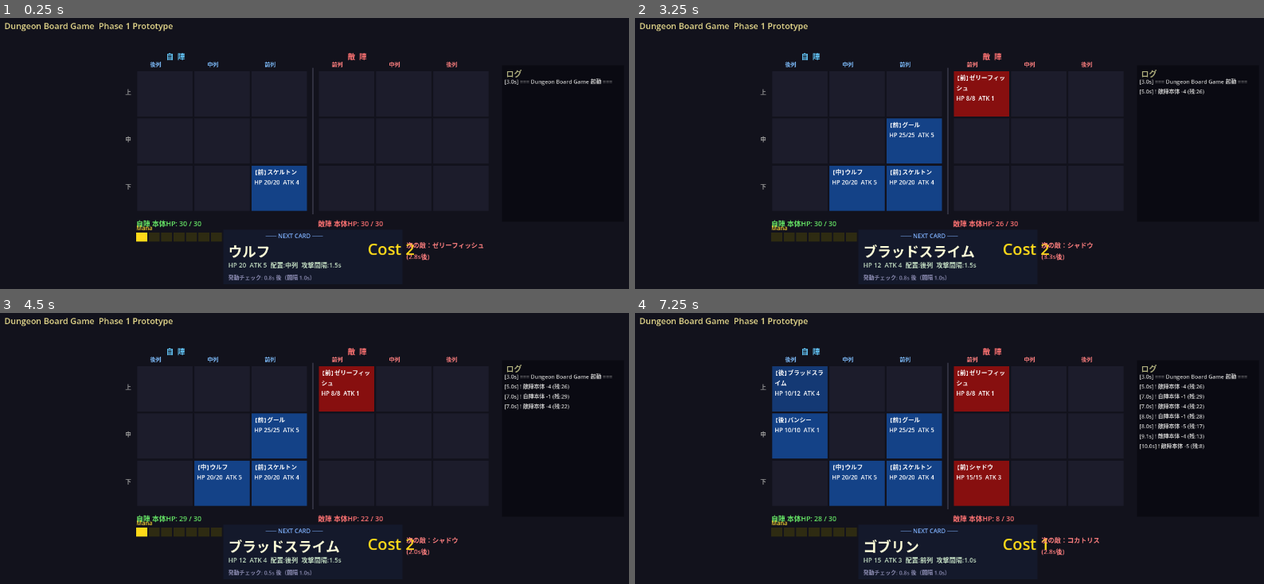
Above: before the commit, frames 1-4 (two rows, left to right).
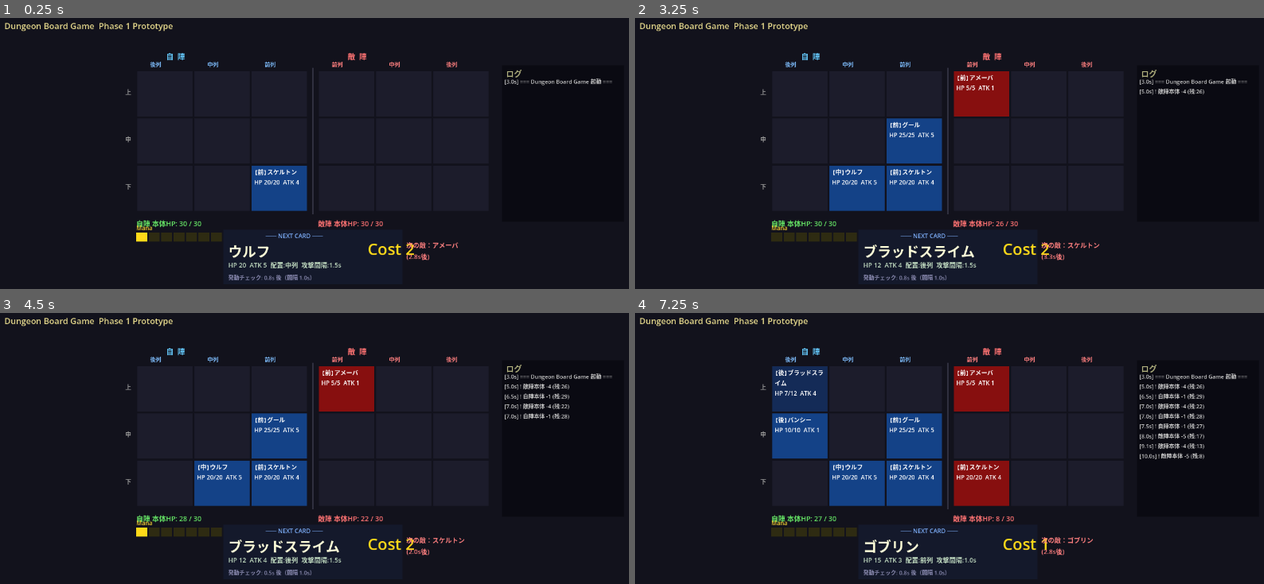
Above: after the commit, the same moments.

Repository: kazumak334-create/dungeon-board-game
Game: Godot game, scene res://scenes/Main.tscn
Same seed, same stepped clock (60 frames per second), same inputs: the game is played once before the commit and once after it.
Inputs:
- Up to frame 1 (0.25 s): no input
- Up to frame 2 (3.25 s): tap Enter at 0.5, 2.75 s; tap Space at 2 s
- Up to frame 3 (4.5 s): tap Space at 3.5 s
- Up to frame 4 (7.25 s): tap Enter at 5 s; tap Space at 5.75 s

The runs differ from the first frame. In frame 1, less than 0.1% of the frame differs, in the area x 68-77%, y 82-86%; in frame 2, 0.2%; in frame 3, 0.4%; in frame 4, 2.0%, in the area x 21-91%, y 19-86%.

Commit message:
feat: 常時発動サポート効果の実装・敵デッキをプレイヤーと同一化
- BoardManager: _apply_support_effects() で毎フレームATKバフ/SPDバフ/HPバフ/後列攻撃を再計算
- UnitData: _atk_bonus/_interval_bonus/_regen/_can_attack_from_back/_back_atk_factor を追加
- 後列ユニット（バンシー等）が後列攻撃サポート効果で攻撃に参加
- EnemyAI: 重すぎた独自デッキを廃止しプレイヤーと同じ9枚構成に変更

Co-Authored-By: Claude Sonnet 4.6 <noreply@anthropic.com>

Diff:
--- a/scripts/BoardManager.gd
+++ b/scripts/BoardManager.gd
@@ -4,6 +4,7 @@
 
 var board: Array = []
 var attack_timers: Array = []
+var _regen_timer: float = 1.0
 
 signal unit_placed(side: int, row: int, col: int, unit: Object)
 signal unit_died(side: int, row: int, col: int)
@@ -48,15 +49,24 @@
 	_try_promote(side, row, col)
 
 func process_combat(delta: float, base_hp: Array) -> void:
+	# サポート効果ボーナスを毎フレーム再計算
+	_apply_support_effects()
+
+	# HP回復ティック（1秒ごと）
+	_regen_timer -= delta
+	if _regen_timer <= 0.0:
+		_regen_timer += 1.0
+		_apply_regen()
+
 	# 前列が空なら中列を繰り上げ（毎フレーム確認）
 	for side in range(2):
 		var front_col: int = 2 if side == 0 else 0
 		for row in range(3):
 			_try_promote(side, row, front_col)
 
+	# 前列ユニットの攻撃
 	for side in range(2):
 		var enemy_side: int = 1 - side
-		# 自陣の前列はcol2、敵陣の前列はcol0
 		var front_col: int = 2 if side == 0 else 0
 		for row in range(3):
 			var unit = board[side][row][front_col]
@@ -64,10 +74,27 @@
 				continue
 			attack_timers[side][row][front_col] -= delta
 			if attack_timers[side][row][front_col] <= 0.0:
-				attack_timers[side][row][front_col] = unit.attack_interval
+				var eff_interval: float = max(0.3, unit.attack_interval - unit._interval_bonus)
+				attack_timers[side][row][front_col] = eff_interval
 				_do_attack(side, row, front_col, unit, enemy_side, base_hp)
 
-func _do_attack(side: int, row: int, col: int, attacker: Object, enemy_side: int, base_hp: Array) -> void:
+	# 後列ユニットの攻撃（後列攻撃サポート効果を持つ場合）
+	for side in range(2):
+		var enemy_side: int = 1 - side
+		var back_col: int = 0 if side == 0 else 2
+		for row in range(3):
+			var unit = board[side][row][back_col]
+			if unit == null or not unit._can_attack_from_back:
+				continue
+			attack_timers[side][row][back_col] -= delta
+			if attack_timers[side][row][back_col] <= 0.0:
+				var eff_interval: float = max(0.3, unit.attack_interval - unit._interval_bonus)
+				attack_timers[side][row][back_col] = eff_interval
+				var back_atk: int = max(1, int(unit.attack * unit._back_atk_factor) + unit._atk_bonus)
+				_do_attack(side, row, back_col, unit, enemy_side, base_hp, back_atk)
+
+func _do_attack(side: int, row: int, col: int, attacker: Object, enemy_side: int, base_hp: Array, atk_override: int = -1) -> void:
+	var effective_atk: int = atk_override if atk_override >= 0 else attacker.attack + attacker._atk_bonus
 	var target_rows: Array = _get_target_rows(row, attacker.attack_range)
 	var hit_any: bool = false
 	for target_row in target_rows:
@@ -76,12 +103,12 @@
 		if target_col != -1:
 			hit_any = true
 			var target = board[enemy_side][target_row][target_col]
-			target.take_damage(attacker.attack)
+			target.take_damage(effective_atk)
 			if not target.is_alive():
 				remove_unit(enemy_side, target_row, target_col)
 	if not hit_any:
-		base_hp[enemy_side] = max(0, base_hp[enemy_side] - attacker.attack)
-		emit_signal("base_damaged", enemy_side, attacker.attack)
+		base_hp[enemy_side] = max(0, base_hp[enemy_side] - effective_atk)
+		emit_signal("base_damaged", enemy_side, effective_atk)
 
 func _try_promote(side: int, row: int, col: int) -> void:
 	var front_col: int = 2 if side == 0 else 0
@@ -121,3 +148,104 @@
 			return [0, 1, 2]
 		_:
 			return [attacker_row]
+
+# ---- サポート効果システム ----
+
+func _apply_support_effects() -> void:
+	# ボーナスをリセット
+	for s in range(2):
+		for r in range(3):
+			for c in range(3):
+				var u = board[s][r][c]
+				if u != null:
+					u._atk_bonus = 0
+					u._interval_bonus = 0.0
+					u._regen = 0.0
+					u._can_attack_from_back = false
+					u._back_atk_factor = 1.0
+	# 各ユニットのサポート効果を適用
+	for s in range(2):
+		for r in range(3):
+			for c in range(3):
+				var u = board[s][r][c]
+				if u != null:
+					_process_unit_support(s, r, c, u)
+
+func _process_unit_support(side: int, row: int, col: int, unit: Object) -> void:
+	for entry in unit.support_effect.split(" / "):
+		if "常時発動" not in entry:
+			continue
+		# 後列攻撃は自ユニットへの自己効果
+		if "後列攻撃" in entry:
+			unit._can_attack_from_back = true
+			unit._back_atk_factor = 0.3 if "極低ATK" in entry else 1.0
+			continue
+		# 〈〉内のターゲット記述を取得
+		var bs: int = entry.find("〈")
+		var be: int = entry.find("〉")
+		if bs == -1 or be == -1:
+			continue
+		var parts: Array = entry.substr(bs + 1, be - bs - 1).split("・")
+		var target_desc: String = parts[1] if parts.size() > 1 else ""
+		var targets: Array = _get_support_targets(side, row, col, target_desc)
+		if "ATKバフ" in entry:
+			for t in targets:
+				t._atk_bonus += 2
+		elif "SPDバフ" in entry:
+			for t in targets:
+				t._interval_bonus += 0.3
+		elif "HPバフ" in entry:
+			for t in targets:
+				t._regen += 1.0
+
+func _get_support_targets(side: int, row: int, col: int, target_desc: String) -> Array:
+	var positions: Array = []
+	if "隣接" in target_desc:
+		for d in [[-1, 0], [1, 0], [0, -1], [0, 1]]:
+			var r2: int = row + d[0]
+			var c2: int = col + d[1]
+			if r2 >= 0 and r2 < 3 and c2 >= 0 and c2 < 3:
+				positions.append([r2, c2])
+	elif "同行前列" in target_desc:
+		var front: int = 2 if side == 0 else 0
+		positions.append([row, front])
+	elif "前列" in target_desc:
+		var front: int = 2 if side == 0 else 0
+		for r2 in range(3):
+			positions.append([r2, front])
+	elif "同行" in target_desc:
+		for c2 in range(3):
+			if c2 != col:
+				positions.append([row, c2])
+	elif "同列" in target_desc:
+		for r2 in range(3):
+			if r2 != row:
+				positions.append([r2, col])
+	elif "全体" in target_desc:
+		for r2 in range(3):
+			for c2 in range(3):
+				if not (r2 == row and c2 == col):
+					positions.append([r2, c2])
+	# 種族フィルタ
+	var race_filter: String = ""
+	for race in ["獣", "スライム", "アンデッド"]:
+		if race in target_desc:
+			race_filter = race
+			break
+	var result: Array = []
+	for pos in positions:
+		var u = board[side][pos[0]][pos[1]]
+		if u == null:
+			continue
+		if race_filter != "" and u.race != race_filter:
+			continue
+		result.append(u)
+	return result
+
+func _apply_regen() -> void:
+	for s in range(2):
+		for r in range(3):
+			for c in range(3):
+				var u = board[s][r][c]
+				if u != null and u._regen > 0.0:
+					u.current_hp = min(u.max_hp, u.current_hp + roundi(u._regen))
--- a/scripts/EnemyAI.gd
+++ b/scripts/EnemyAI.gd
@@ -14,70 +14,69 @@
 	_pick_next_card()
 
 func _build_enemy_deck() -> void:
-	# card_database.md 準拠のユニット定義（プレイヤーと異なるカードセット）
+	# プレイヤーと同じカードセット（バランス調整）
 	var card_pool: Dictionary = {
 		# ── スライム系 ──
-		"ゼリーフィッシュ": {
-			"hp":  8, "atk": 1, "interval": 1.0, "cost": 1, "race": "スライム", "range": "1行",
-			"support": "HPバフ〈常時発動・隣接の味方〉",
-			"active":  "毒付与〈命中時・継続ダメージスタック可〉 / 追加ダメージ〈その他・毒3スタック時〉 / 後退〈HP閾値30%以下・後列に退避〉",
+		"アメーバ": {
+			"hp":  5, "atk": 1, "interval": 0.5, "cost": 1, "race": "スライム", "range": "1行",
+			"support": "HPバフ〈常時発動・前列の味方のみ・微回復〉",
+			"active":  "追加召喚〈召喚時・隣接マスに同種アメーバを1体追加召喚〉",
 		},
-		"ミミック": {
-			"hp": 10, "atk": 2, "interval": 1.0, "cost": 2, "race": "スライム", "range": "1行",
-			"support": "シナジー増幅〈常時発動・同列の味方・隣接効果の発動頻度・強度UP〉",
-			"active":  "毒付与〈命中時〉 / 能力コピー〈時間経過15s・最強隣接味方の能力値を一時コピー〉",
+		"マッドスライム": {
+			"hp": 10, "atk": 2, "interval": 1.0, "cost": 1, "race": "スライム", "range": "1行",
+			"support": "障壁付与〈常時発動・同行前列の味方・物理軽減〉",
+			"active":  "恐怖付与〈命中時・敵ATK低下〉 / SPD低下〈時間経過10s・同行の敵全体〉",
 		},
-		"アビスゼリー": {
-			"hp": 20, "atk": 3, "interval": 2.0, "cost": 3, "race": "スライム", "range": "1行",
-			"support": "後列攻撃〈常時発動・1行・命中時効果あり〉 / HPバフ〈常時発動・全体〉",
-			"active":  "石化付与〈命中時・5s攻撃不能〉 / 全体石化〈時間経過20s・敵全行〉",
+		"ブラッドスライム": {
+			"hp": 12, "atk": 4, "interval": 1.5, "cost": 2, "race": "スライム", "range": "1行",
+			"support": "吸血付与〈常時発動・隣接の味方〉",
+			"active":  "吸血〈命中時・ダメージ30%回復〉 / 全体回復〈時間経過20s・HP20%消費→全味方+10〉",
 		},
 		# ── アンデッド系 ──
-		"シャドウ": {
-			"hp": 15, "atk": 3, "interval": 1.0, "cost": 2, "race": "アンデッド", "range": "1行",
-			"support": "障壁付与〈常時発動・隣接の味方〉",
-			"active":  "貫通〈命中時・後列にも50%減衰ダメージ〉 / 前列突撃＋透明化5s〈召喚時〉",
+		"スケルトン": {
+			"hp": 20, "atk": 4, "interval": 2.0, "cost": 2, "race": "アンデッド", "range": "1行",
+			"support": "再起付与〈常時発動・隣接の味方・HP1で1度復活〉",
+			"active":  "自己再起〈撃破時・HP5で復活〉",
 		},
-		"ヴリコラカス": {
-			"hp": 30, "atk": 6, "interval": 2.0, "cost": 3, "race": "アンデッド", "range": "1行",
-			"support": "デバフ波及〈常時発動・隣接の敵〉",
-			"active":  "バフ奪取〈命中時・敵バフを自分に1.5倍〉 / 全バフ奪取〈時間経過20s・敵1体〉",
+		"グール": {
+			"hp": 25, "atk": 5, "interval": 2.0, "cost": 2, "race": "アンデッド", "range": "1行",
+			"support": "デバフ波及〈常時発動・前列の敵・撃破時に周囲の敵にデバフ波及〉",
+			"active":  "吸血〈命中時・ダメージ25%回復〉 / ATK累積〈撃破時・+2（上限10）〉",
 		},
-		"ワイト": {
-			"hp": 35, "atk": 4, "interval": 3.0, "cost": 3, "race": "アンデッド", "range": "1行",
-			"support": "デバフ波及〈常時発動・同行の敵・凍結波及〉",
-			"active":  "凍結付与〈命中時・3s行動不能〉 / 全体凍結〈時間経過18s・同行の敵〉",
+		"バンシー": {
+			"hp": 10, "atk": 1, "interval": 2.0, "cost": 2, "race": "アンデッド", "range": "上下含む3行",
+			"support": "後列攻撃〈常時発動・全行・極低ATK・命中時効果あり〉 / SPDバフ〈常時発動・同列の味方〉",
+			"active":  "恐怖付与〈命中時・敵ATK低下〉 / 全体ATK低下〈時間経過15s・敵全行〉 / 敵SPD低下〈撃破時・全体30%・30s〉",
 		},
 		# ── 獣系 ──
-		"コカトリス": {
-			"hp": 18, "atk": 4, "interval": 2.0, "cost": 2, "race": "獣", "range": "上含む2行",
-			"support": "石化付与〈時間経過10s・敵前列ランダム1体〉",
-			"active":  "石化付与〈命中時・5s攻撃不能〉 / 全体石化〈時間経過15s・同行の敵〉",
+		"ゴブリン": {
+			"hp": 15, "atk": 3, "interval": 1.0, "cost": 1, "race": "獣", "range": "1行",
+			"support": "ATKバフ〈常時発動・隣接の獣のみ〉",
+			"active":  "2枚ドロー〈召喚時・次の2枚をキューに同時積み〉",
 		},
-		"ケットシー": {
-			"hp": 12, "atk": 2, "interval": 1.0, "cost": 2, "race": "獣", "range": "1行",
-			"support": "シナジー増幅〈常時発動・隣接の味方・隣接効果UP〉",
-			"active":  "指定ドロー〈時間経過10s・最低コストユニットをキュー先頭へ〉",
+		"ウルフ": {
+			"hp": 20, "atk": 5, "interval": 1.5, "cost": 2, "race": "獣", "range": "1行",
+			"support": "SPDバフ〈常時発動・同行の獣・同行獣数に比例〉",
+			"active":  "ATKバフ〈時間経過10s・同行の獣全員+3（5s）〉",
 		},
-		"マンティコア": {
-			"hp": 30, "atk": 7, "interval": 2.0, "cost": 3, "race": "獣", "range": "下含む2行",
-			"support": "デバフ波及〈常時発動・同行の敵・毒波及〉",
-			"active":  "貫通＋毒付与〈命中時〉 / 強力な毒〈時間経過18s・同行の敵全体〉",
+		"タイガー": {
+			"hp": 25, "atk": 8, "interval": 2.0, "cost": 3, "race": "獣", "range": "下含む2行",
+			"support": "ATKバフ〈常時発動・隣接の獣のみ〉",
+			"active":  "クリティカル〈命中時・初撃ATK×2〉 / 最前列突撃〈召喚時〉 / 単体大ダメージ〈時間経過20s〉",
 		},
 	}
 
-	# 敵デッキ構成（9枚・前列3/中列3/後列3）
-	# スライム3・アンデッド3・獣3
+	# 敵デッキ構成（プレイヤーと同じ9枚・前列3/中列3/後列3）
 	var deck_list: Array = [
-		{"name": "ゼリーフィッシュ", "col": 0},  # 前列 / スライム
-		{"name": "シャドウ",         "col": 0},  # 前列 / アンデッド
-		{"name": "コカトリス",       "col": 0},  # 前列 / 獣
-		{"name": "ミミック",         "col": 1},  # 中列 / スライム
-		{"name": "ヴリコラカス",     "col": 1},  # 中列 / アンデッド
-		{"name": "ケットシー",       "col": 1},  # 中列 / 獣
-		{"name": "アビスゼリー",     "col": 2},  # 後列 / スライム
-		{"name": "ワイト",           "col": 2},  # 後列 / アンデッド
-		{"name": "マンティコア",     "col": 2},  # 後列 / 獣
+		{"name": "アメーバ",         "col": 0},  # 前列 / スライム
+		{"name": "スケルトン",       "col": 0},  # 前列 / アンデッド
+		{"name": "ゴブリン",         "col": 0},  # 前列 / 獣
+		{"name": "マッドスライム",   "col": 1},  # 中列 / スライム
+		{"name": "グール",           "col": 1},  # 中列 / アンデッド
+		{"name": "ウルフ",           "col": 1},  # 中列 / 獣
+		{"name": "ブラッドスライム", "col": 2},  # 後列 / スライム
+		{"name": "バンシー",         "col": 2},  # 後列 / アンデッド
+		{"name": "タイガー",         "col": 2},  # 後列 / 獣
 	]
 
 	var UnitDataScript = load("res://scripts/UnitData.gd")
--- a/scripts/UnitData.gd
+++ b/scripts/UnitData.gd
@@ -13,6 +13,13 @@
 var attack_range: String = "1行"
 var support_effect: String = ""   # サポート効果（常時発動/召喚時/条件達成時）
 var active_skill: String = ""     # アクティブスキル（命中時/撃破時/HP閾値時/時間経過/その他）
+
+# ランタイムサポートボーナス（毎フレームBoardManagerが再計算・cloneには引き継がない）
+var _atk_bonus: int = 0
+var _interval_bonus: float = 0.0
+var _regen: float = 0.0
+var _can_attack_from_back: bool = false
+var _back_atk_factor: float = 1.0
 
 func is_alive() -> bool:
 	return current_hp > 0
Not shown, changed: CHANGELOG.md
